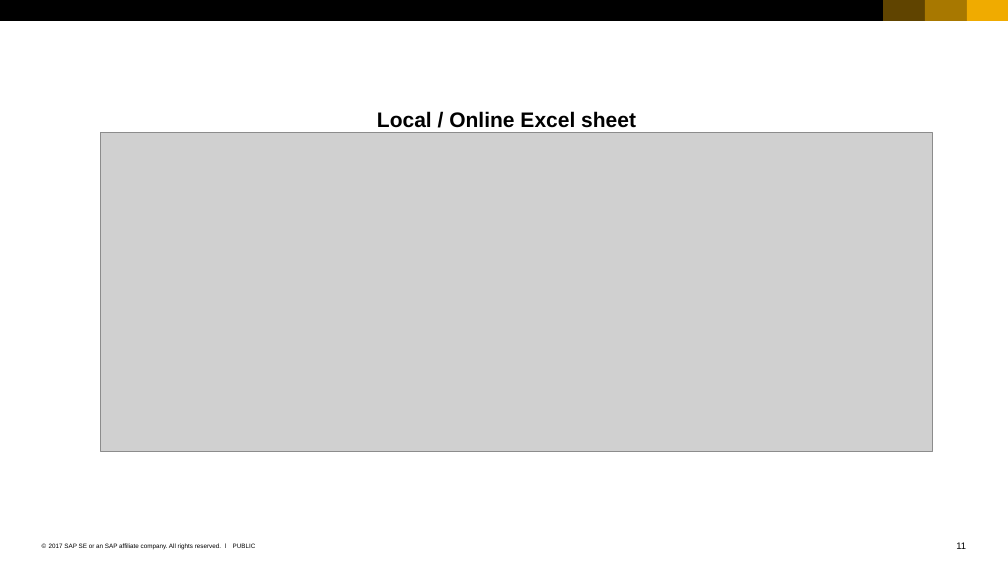
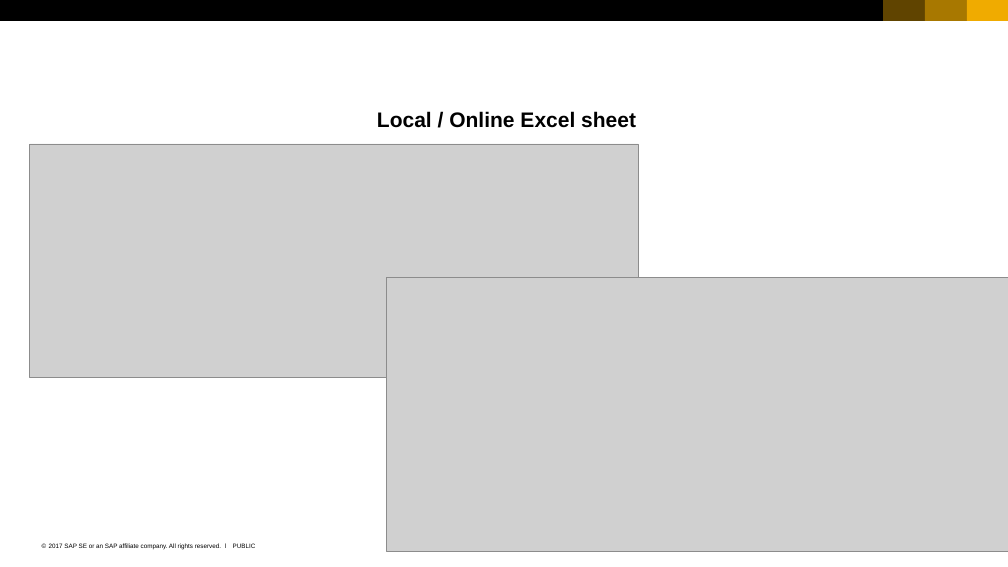
Before and after one commit to qianyilun/workload-calculator, a slide deck: slide 12 of SAP_2017_16x9_black_and_white.pptx (slide 11 before the commit). Drawn at 1008x567 pixels with LibreOffice and Linux fonts; fonts in the diff are those of the drawing; grey boxes stand for pictures. Boxes give left, top, right and bottom in pixels: in the first picture for what was removed or moved away, otherwise in the second. Text is boxed around its words. In the diff, an @@ line names an element or a change of style, - is before the commit and + after.

```diff
--- a/SAP_2017_16x9_black_and_white.pptx
+++ b/SAP_2017_16x9_black_and_white.pptx
@@ picture resized from (x1=100, y1=132, x2=932, y2=451) to (x1=30, y1=144, x2=639, y2=377) @@
@@ picture added at (x1=387, y1=277, x2=1008, y2=551) @@
@@ page number at (x1=956, y1=551, x2=967, y2=552): text changed @@
-11
+12
```
Also in this commit, not shown: 4 other slides changed, 1 slide added, 2 other files.
